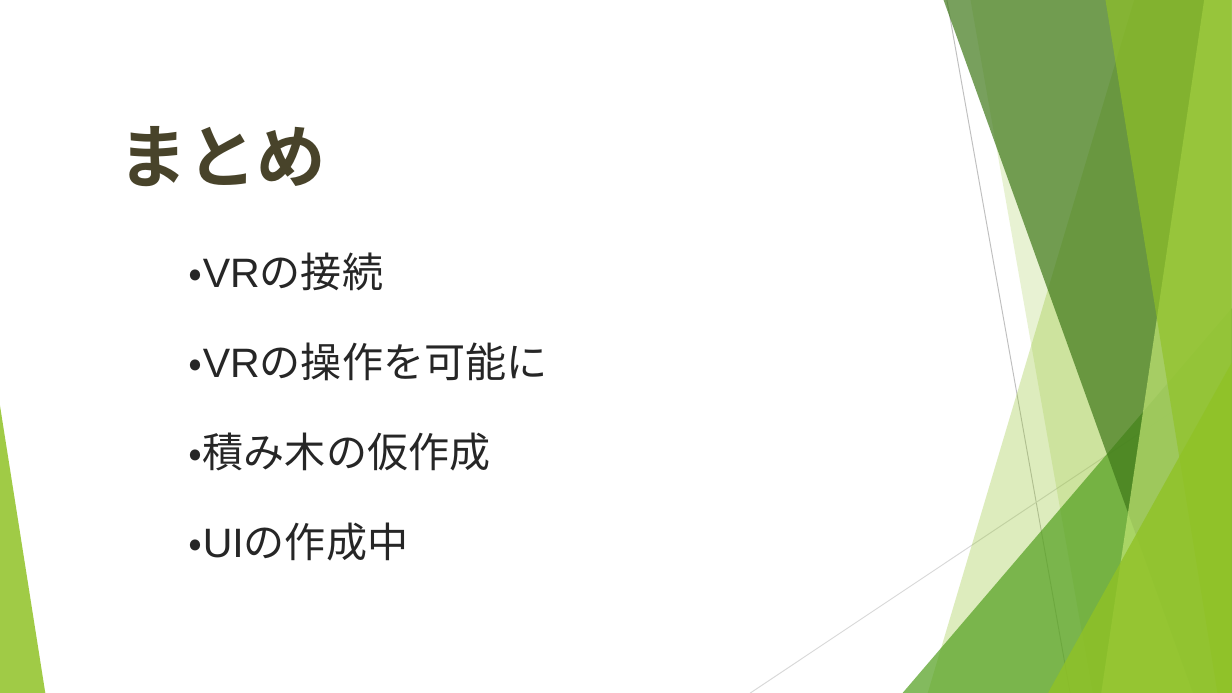
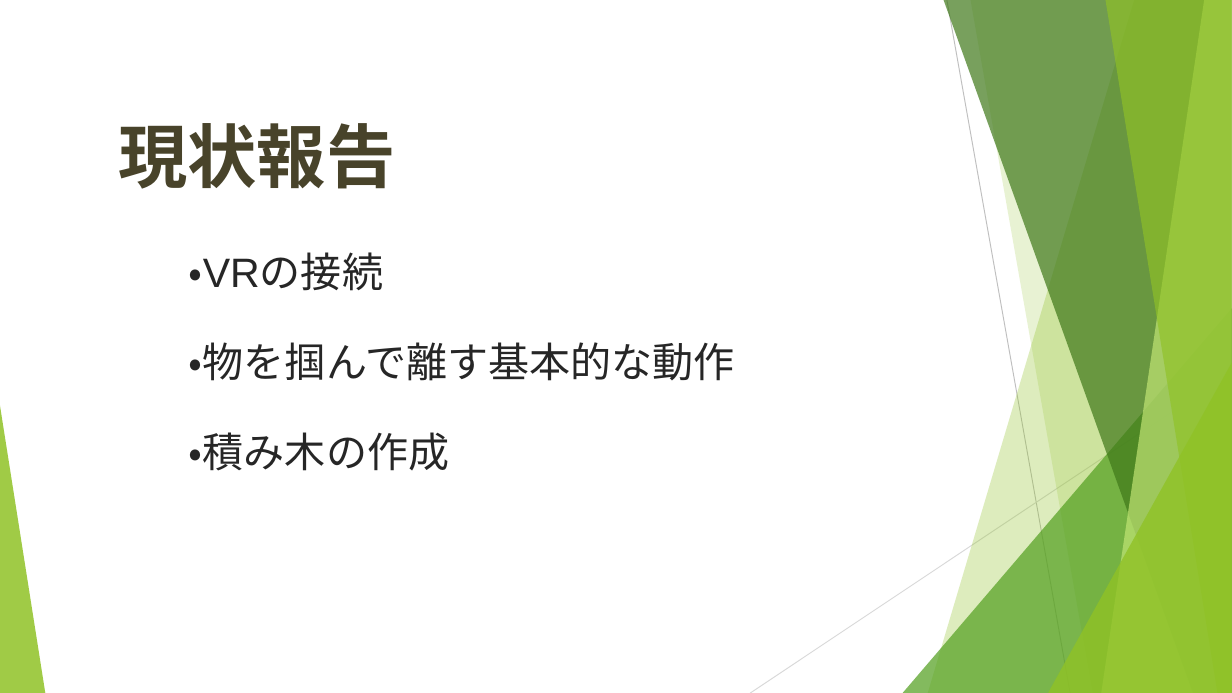
Before and after one commit to tomochapee12/VR_bl, a slide deck: slide 7 of 01安井_02吉本_積み木タイムアタック.pptx. Drawn at 1232x693 pixels with LibreOffice and Linux fonts; fonts in the diff are those of the drawing. Boxes give left, top, right and bottom in pixels: in the first picture for what was removed or moved away, otherwise in the second. Text is boxed around its words. In the diff, an @@ line names an element or a change of style, - is before the commit and + after.

```diff
--- a/01安井_02吉本_積み木タイムアタック.pptx
+++ b/01安井_02吉本_積み木タイムアタック.pptx
@@ text at [118,123,395,189]: text changed @@
-まとめ
+現状報告
@@ text at [189,342,735,471]: text changed @@
-・VRの操作を可能に
-・積み木の仮作成
-・UIの作成中
+・物を掴んで離す基本的な動作
+・積み木の作成
```
Also in this commit, not shown: 2 other slides changed, 1 slide added, 1 slide removed.
